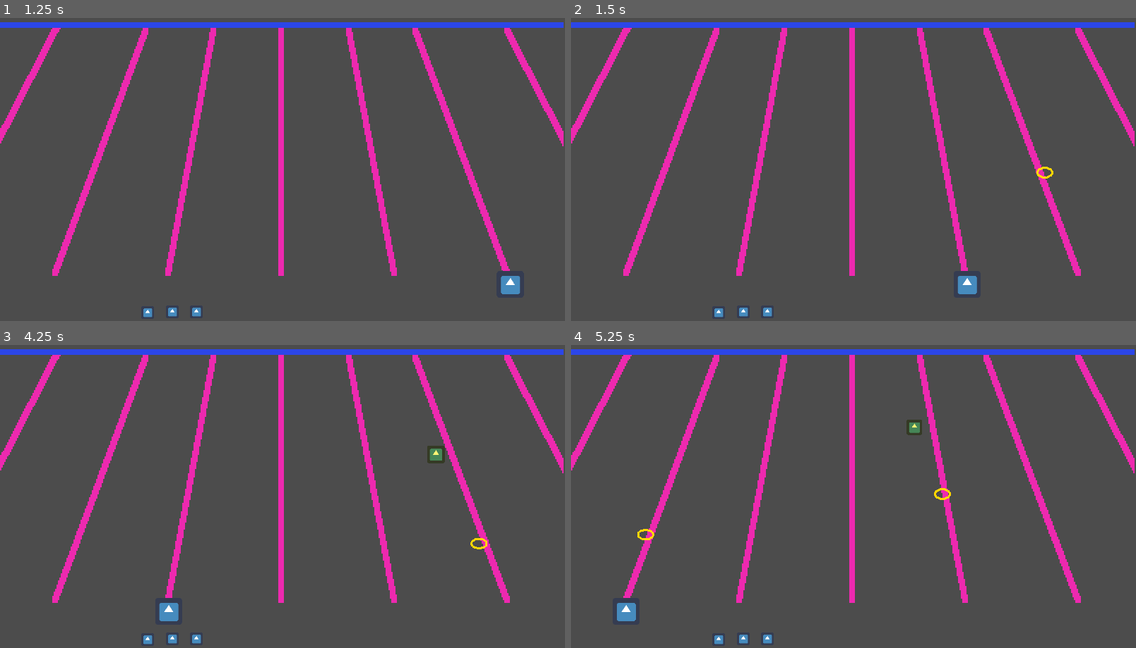
Above: before the commit, frames 1-4 (two rows, left to right).
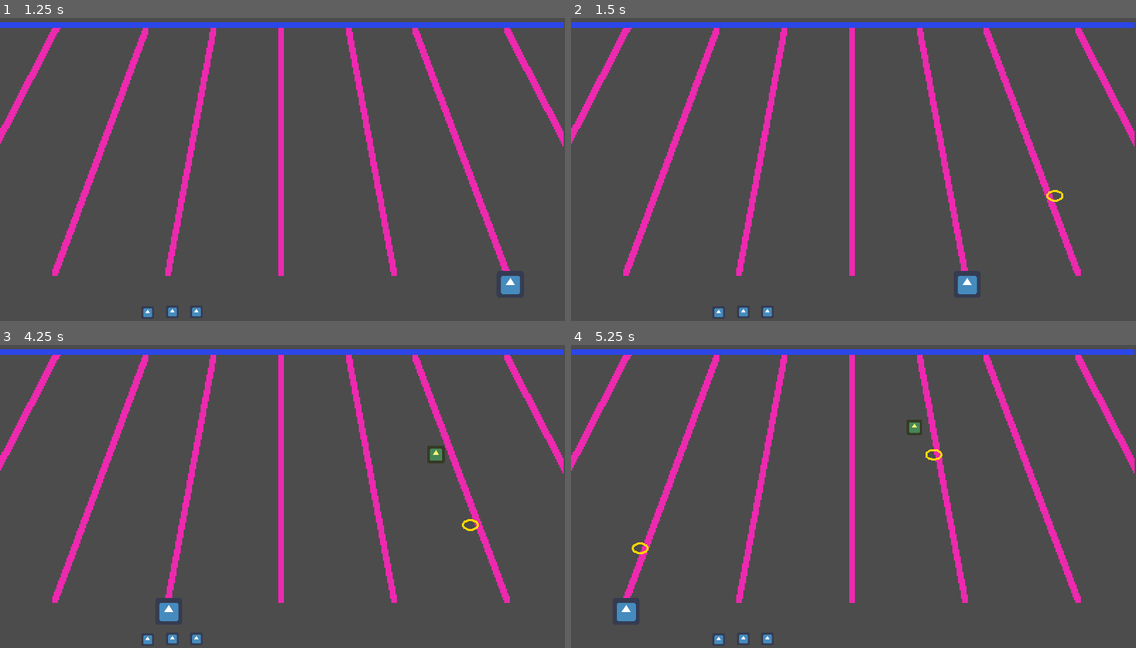
Above: after the commit, the same moments.

Repository: Sleeping-Robot-Games/vapor-rider
Game: Godot game, scene res://scenes/Game.tscn
Same seed, same stepped clock (60 frames per second), same inputs: the game is played once before the commit and once after it. The engine's default icon, where the game draws it, is replaced by a stand-in: a white triangle on a blue panel in a dark square.
Inputs:
- Up to frame 1 (1.25 s): tap Enter at 0.5 s; hold Right (right) from 0.53 s (still down); tap Space (shoot) at 0.6 s
- Up to frame 2 (1.5 s): tap Space (shoot) at 1.25, 1.35 s; release Right (right) at 1.28 s; hold Left (left) from 1.28 s (still down)
- Up to frame 3 (4.25 s): release Left (left) at 2.03 s; hold Right (right) 2.03-3.53 s; tap Space (shoot) at 2.1, 2.85, 3.6 s; hold Left (left) from 3.53 s (still down)
- Up to frame 4 (5.25 s): keep holding Left (left); tap Space (shoot) at 4.35, 5.1 s

Frame 1 is identical in both runs. In frame 2, 0.1% of the frame differs, in the area x 82-88%, y 49-61%; in frame 3, 0.1%; in frame 4, 0.2%, in the area x 10-68%, y 34-70%.

Commit message:
thank chatgpt

Diff:
--- a/scripts/Bullet.gd
+++ b/scripts/Bullet.gd
@@ -1,13 +1,14 @@
 extends Node2D
 
-var speed = 4
+var speed = 200
 
 var player: bool = true
 
 var target
 
 func _ready():
-	pass
+	if not player:
+		speed = 100
 
 func set_target(lane_index):
 	var lane_group = 'top_lane' if player else 'bottom_lane'
@@ -17,12 +18,13 @@
 			target = lane_pos.global_position
 
 func fire(lane_index):
-	## TODO: Switch from tween to normal translate movement to keep constant speed
 	set_target(lane_index)
-	$Tween.interpolate_property(self, "position", global_position, target, .5, Tween.TRANS_LINEAR, Tween.EASE_IN_OUT)
 
+	var distance = position.distance_to(target)
+	var time = distance / speed
+
+	$Tween.interpolate_property(self, "position", position, target, time, Tween.TRANS_LINEAR, Tween.EASE_IN_OUT)
 	$Tween.start()
-
 
 func _on_Area2D_body_entered(body):
 	if body.has_method('dmg'):
